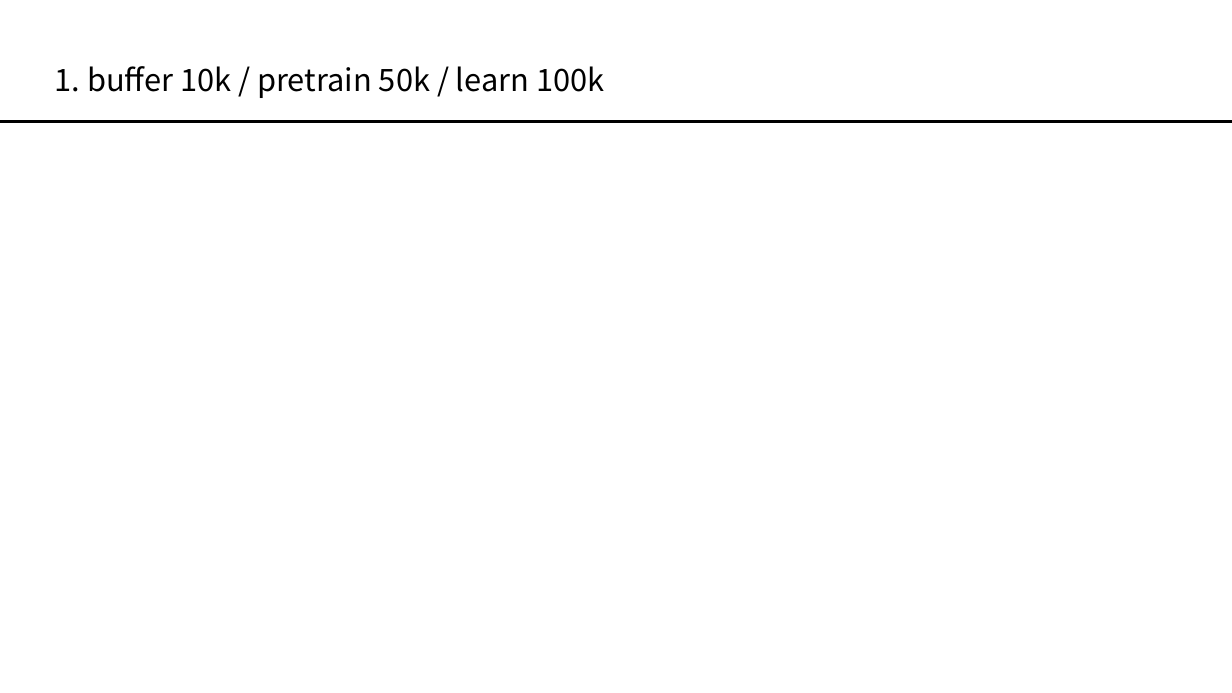
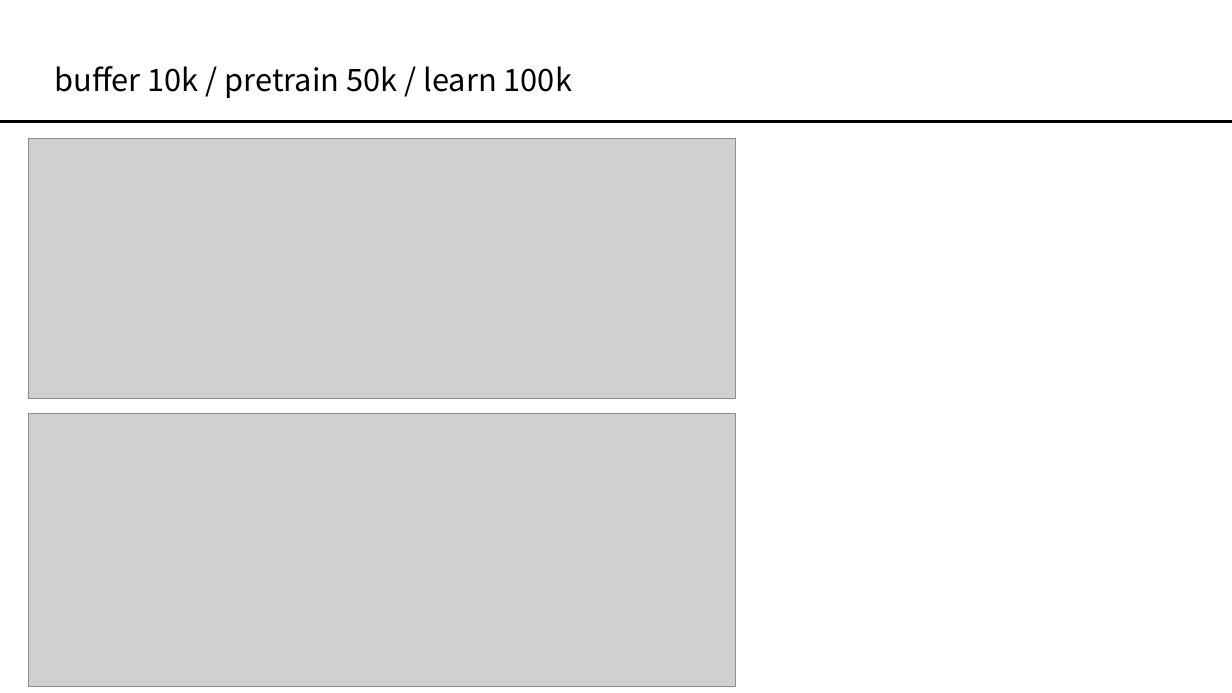
Before and after one commit to HAN2496/CarMakerResults, a slide deck: slide 3 of 1217Report_Pretrain정리/1217Report.pptx (slide 2 before the commit). Drawn at 1232x693 pixels with LibreOffice and Linux fonts; fonts in the diff are those of the drawing; grey boxes stand for pictures. Boxes give left, top, right and bottom in pixels: in the first picture for what was removed or moved away, otherwise in the second. Text is boxed around its words. In the diff, an @@ line names an element or a change of style, - is before the commit and + after.

```diff
--- a/1217Report_Pretrain정리/1217Report.pptx
+++ b/1217Report_Pretrain정리/1217Report.pptx
@@ title at (x1=55, y1=66, x2=572, y2=98): text changed @@
-1. buffer 10k / pretrain 50k / learn 100k
+buffer 10k / pretrain 50k / learn 100k
@@ picture added at (x1=29, y1=139, x2=736, y2=398) @@
@@ picture added at (x1=29, y1=414, x2=736, y2=687) @@
```
Also in this commit, not shown: 9 slides added.
